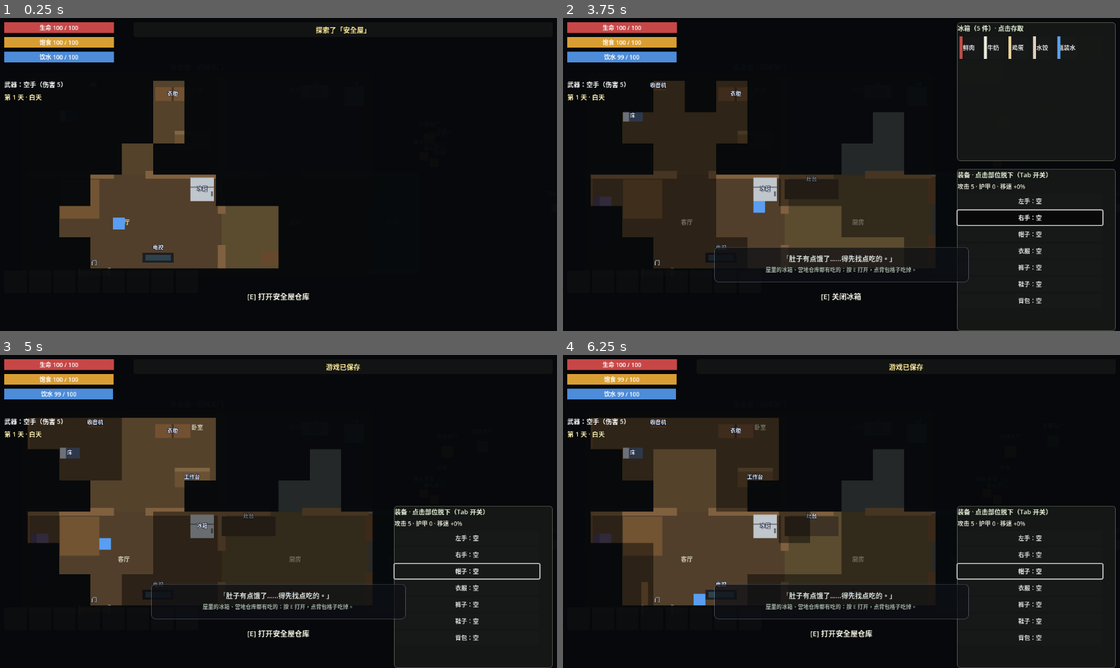
Above: before the commit, frames 1-4 (two rows, left to right).
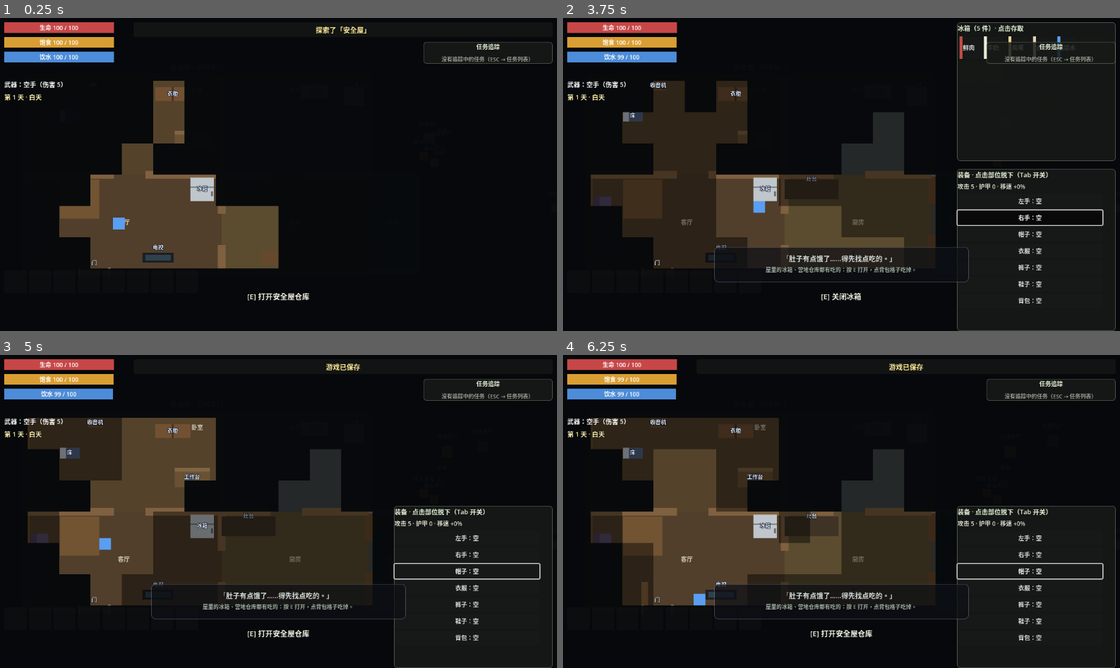
Above: after the commit, the same moments.

Repository: zw555/SurvivalDemo
Game: Godot game, scene res://scenes/main/Main.tscn
Two runs of this game, one before a commit and one after it. Both use one fixed random seed, a clock stepped at 60 frames per second and the inputs below. Sound files missing from this copy of the repository are replaced by a short silence.
Inputs (mouse positions are in pixels of both pictures, inside the frame that each line leads up to):
- Up to frame 1 (0.25 s): no input
- Up to frame 2 (3.75 s): tap Enter at 0.5 s; move the mouse to (964, 155) at 0.52 s; press the mouse at (964, 155) at 0.53 s; hold D (move_right) 0.53-1.28 s; move the mouse to (730, 187) at 1.27 s; release the mouse at (730, 187) at 1.28 s; hold S (move_down) 1.28-2.03 s; tap E (interact) at 1.35 s; click (730, 187) at 1.42 s; move the mouse to (897, 102) at 2.02 s; hold D (move_right) 2.03-2.78 s; hold Tab (toggle_equipment) 2.03-2.78 s; click (897, 102) at 2.17 s; move the mouse to (813, 237) at 2.77 s; hold W (move_up) 2.78-3.53 s; click (813, 237) at 2.85 s; move the mouse to (1008, 221) at 3.52 s; hold A (move_left) from 3.53 s (still down); hold E (interact) from 3.53 s (still down); click (1008, 221) at 3.67 s
- Up to frame 3 (5 s): keep holding A (move_left); tap F10 (load_game) at 4.15 s; move the mouse to (111, 461) at 4.27 s; release E (interact) at 4.28 s; tap Tab (toggle_equipment) at 4.35 s; click (111, 461) at 4.42 s; tap F9 (save_game) at 4.9 s
- Up to frame 4 (6.25 s): move the mouse to (869, 508) at 5.02 s; release A (move_left) at 5.03 s; press the mouse at (869, 508) at 5.03 s; hold S (move_down) 5.03-5.78 s; move the mouse to (757, 430) at 5.77 s; release the mouse at (757, 430) at 5.78 s; hold D (move_right) from 5.78 s (still down); tap E (interact) at 5.85 s; click (757, 430) at 5.92 s

The runs differ from the first frame. In frame 1, 0.4% of the frame differs, in the area x 76-100%, y 7-15%; in frame 2, 0.5%; in frame 3, 0.4%; in frame 4, 0.4%.

Commit message:
feat: 任务追踪 HUD（右上角）+ 任务列表 + QuestManager 任务管理模块
- 新增 QuestManager：任务接取/目标进度/追踪状态统一维护（接取≠追踪，上限 3），
  信号驱动 UI 刷新；追踪状态随存档保留，任务进度仍以 quest_stage 为唯一事实来源
- 右上角追踪面板：最多 3 张任务卡（标题+完成计数+当前目标），空状态简洁显示，
  mouse_filter=IGNORE 不挡世界点击；槽满拒绝并提示，不静默覆盖
- 任务列表 UI：ESC 菜单新增「任务列表」入口，目标明细 ✓/· 标记 + 追踪切换
- 撤离任务接线：收音机接取（教学默认追踪）→逐目标推进→完成自动释放槽位；
  物资目标进度随背包实时刷新
- 自言自语 ThoughtPanel 保持底部居中原机制（满足任务书，零改动）
- 冒烟测试 263→278 项连跑 3 次全绿；实跑 180 帧 0 报错

Diff:
--- a/scenes/ui/HUD.tscn
+++ b/scenes/ui/HUD.tscn
@@ -469,3 +469,76 @@
 [node name="EndingRestartButton" type="Button" parent="Root/EndingPanel/Center/Panel/EndingBox"]
 custom_minimum_size = Vector2(240, 38)
 text = "重新开始"
+
+[node name="QuestTrackerPanel" type="PanelContainer" parent="Root"]
+visible = false
+anchor_left = 1.0
+anchor_right = 1.0
+offset_left = -280.0
+offset_top = 56.0
+offset_right = -16.0
+offset_bottom = 56.0
+grow_horizontal = 0
+grow_vertical = 1
+mouse_filter = 2
+theme_override_styles/panel = SubResource("PanelStyle")
+
+[node name="QuestTrackerBox" type="VBoxContainer" parent="Root/QuestTrackerPanel"]
+layout_mode = 2
+mouse_filter = 2
+theme_override_constants/separation = 4
+
+[node name="TrackerTitle" type="Label" parent="Root/QuestTrackerPanel/QuestTrackerBox"]
+layout_mode = 2
+mouse_filter = 2
+text = "任务追踪"
+horizontal_alignment = 1
+theme_override_colors/font_color = Color(0.9, 0.95, 0.85, 1)
+theme_override_font_sizes/font_size = 12
+
+[node name="QuestList" type="VBoxContainer" parent="Root/QuestTrackerPanel/QuestTrackerBox"]
+layout_mode = 2
+mouse_filter = 2
+theme_override_constants/separation = 6
+
+[node name="TrackerEmpty" type="Label" parent="Root/QuestTrackerPanel/QuestTrackerBox"]
+layout_mode = 2
+mouse_filter = 2
+text = "没有追踪中的任务（ESC → 任务列表）"
+horizontal_alignment = 1
+autowrap_mode = 3
+theme_override_colors/font_color = Color(0.6, 0.62, 0.58, 1)
+theme_override_font_sizes/font_size = 11
+
+[node name="QuestListButton" type="Button" parent="Root/PauseMenu/Center/Panel/MenuBox"]
+custom_minimum_size = Vector2(220, 34)
+text = "任务列表"
+
+[node name="QuestPanel" type="PanelContainer" parent="Root"]
+visible = false
+offset_left = 280.0
+offset_top = 120.0
+offset_right = 640.0
+offset_bottom = 560.0
+theme_override_styles/panel = SubResource("PanelStyle")
+
+[node name="QuestBox" type="VBoxContainer" parent="Root/QuestPanel"]
+theme_override_constants/separation = 8
+
+[node name="QuestTitle" type="Label" parent="Root/QuestPanel/QuestBox"]
+text = "任务列表 · 点「追踪」显示在右上角"
+horizontal_alignment = 1
+theme_override_colors/font_color = Color(0.9, 0.95, 0.85, 1)
+theme_override_font_sizes/font_size = 13
+
+[node name="QuestScroll" type="ScrollContainer" parent="Root/QuestPanel/QuestBox"]
+custom_minimum_size = Vector2(0, 320)
+horizontal_scroll_mode = 0
+
+[node name="QuestList" type="VBoxContainer" parent="Root/QuestPanel/QuestBox/QuestScroll"]
+size_flags_horizontal = 3
+theme_override_constants/separation = 8
+
+[node name="QuestCloseButton" type="Button" parent="Root/QuestPanel/QuestBox"]
+custom_minimum_size = Vector2(0, 30)
+text = "关闭"
--- /dev/null
+++ b/scripts/systems/quest_manager.gd
@@ -0,0 +1,188 @@
+class_name QuestManager
+extends Node
+## 任务管理模块：任务数据（接取/目标进度）与追踪状态统一在这里维护。
+## 右上角追踪 HUD 与任务列表面板只读快照、监听信号刷新，各自不保存任务数据。
+##
+## 两个独立概念：
+## - 接取（accepted）：任务进入玩家任务列表。
+## - 追踪（tracked）：玩家选择把任务显示在右上角 HUD，最多 3 个。
+## 接取不自动占用追踪槽位（除非调用方明确 auto_track，用于教学引导）。
+
+## 任一任务的目标或状态变化（含完成）。
+signal quest_changed(id: String)
+## 追踪集合变化（增/删）。
+signal tracked_changed()
+## 追踪请求被拒：槽位已满，未静默覆盖。UI 据此提示玩家先取消一个。
+signal track_rejected(id: String)
+
+const MAX_TRACKED := 3
+
+## 任务表：id -> {title, accepted, completed, objectives: [{id, text, done}]}
+var _quests := {}
+## 追踪中的任务 id，最多 MAX_TRACKED 个，保持追踪顺序。
+var _tracked: Array[String] = []
+
+
+func define_quest(id: String, title: String, objectives: Array) -> void:
+	var objs: Array[Dictionary] = []
+	for o in objectives:
+		objs.append({"id": str(o.id), "text": str(o.text), "done": false})
+	_quests[id] = {"title": title, "accepted": false, "completed": false,
+			"objectives": objs}
+
+
+## —— 接取 ————————————————————————————————————————
+
+## 接取任务；auto_track 仅用于教学主线这类"应默认出现在 HUD"的场景，
+## 且至多占用 1 个槽位（槽位满时只接取不追踪，不报错）。
+func accept(id: String, auto_track := false) -> void:
+	var q: Dictionary = _quests.get(id, {})
+	if q.is_empty() or bool(q.accepted):
+		return
+	q.accepted = true
+	if auto_track and _tracked.size() < MAX_TRACKED:
+		_tracked.append(id)
+		tracked_changed.emit()
+	quest_changed.emit(id)
+
+
+func is_accepted(id: String) -> bool:
+	var q: Dictionary = _quests.get(id, {})
+	return not q.is_empty() and bool(q.accepted)
+
+
+func is_completed(id: String) -> bool:
+	var q: Dictionary = _quests.get(id, {})
+	return not q.is_empty() and bool(q.completed)
+
+
+## —— 目标进度 ——————————————————————————————————————
+
+func set_objective_done(quest_id: String, obj_id: String, done := true) -> void:
+	var obj := _find_objective(quest_id, obj_id)
+	if obj.is_empty() or bool(obj.done) == done:
+		return
+	obj.done = done
+	quest_changed.emit(quest_id)
+
+
+## 更新目标进度文本（如"食物 1/2 · 水 0/2"），HUD 收到信号自动刷新。
+func set_objective_text(quest_id: String, obj_id: String, text: String) -> void:
+	var obj := _find_objective(quest_id, obj_id)
+	if obj.is_empty() or str(obj.text) == text:
+		return
+	obj.text = text
+	quest_changed.emit(quest_id)
+
+
+## 任务整体完成：自动从追踪中移除，释放槽位。
+func complete_quest(id: String) -> void:
+	var q: Dictionary = _quests.get(id, {})
+	if q.is_empty() or bool(q.completed):
+		return
+	q.completed = true
+	if untrack(id) and _tracked.size() >= 0:
+		pass  # untrack 内部已发 tracked_changed
+	quest_changed.emit(id)
+
+
+## —— 追踪 ————————————————————————————————————————
+
+func is_tracked(id: String) -> bool:
+	return _tracked.has(id)
+
+
+## 追踪：槽位满返回 false 并发 track_rejected（不覆盖已有追踪）。
+func track(id: String) -> bool:
+	if not _quests.has(id) or is_tracked(id):
+		return is_tracked(id)
+	if _tracked.size() >= MAX_TRACKED:
+		track_rejected.emit(id)
+		return false
+	_tracked.append(id)
+	tracked_changed.emit()
+	return true
+
+
+## 取消追踪：不影响任务本身的进度与状态。返回是否确实移除了。
+func untrack(id: String) -> bool:
+	if not _tracked.has(id):
+		return false
+	_tracked.erase(id)
+	tracked_changed.emit()
+	return true
+
+
+func toggle_track(id: String) -> bool:
+	if is_tracked(id):
+		untrack(id)
+		return true
+	return track(id)
+
+
+## —— UI 快照（只读）——————————————————————————————
+
+## 右上角追踪 HUD 用：[{id, title, done, total, current_text}]
+## current_text 为第一个未完成目标的文本；全部完成时为完成提示。
+func tracked_snapshot() -> Array:
+	var out: Array = []
+	for id in _tracked:
+		var q: Dictionary = _quests.get(id, {})
+		if q.is_empty():
+			continue
+		var done_count := 0
+		var current_text := ""
+		for obj in q.objectives:
+			if bool(obj.done):
+				done_count += 1
+			elif current_text == "":
+				current_text = str(obj.text)
+		if current_text == "":
+			current_text = "全部目标已完成"
+		out.append({"id": id, "title": str(q.title), "done": done_count,
+				"total": q.objectives.size(), "current_text": current_text})
+	return out
+
+
+## 任务列表 UI 用：接取中的全部任务（含目标明细，供 ✓/· 标记）。
+func quests_snapshot() -> Array:
+	var out: Array = []
+	for id in _quests:
+		var q: Dictionary = _quests[id]
+		if not bool(q.accepted):
+			continue
+		var objs: Array = []
+		for obj in q.objectives:
+			objs.append({"id": str(obj.id), "text": str(obj.text),
+					"done": bool(obj.done)})
+		out.append({"id": id, "title": str(q.title),
+				"completed": bool(q.completed), "tracked": is_tracked(id),
+				"objectives": objs})
+	return out
+
+
+## —— 存档（只存追踪状态；任务进度由 main 的 quest_stage 恢复）——
+
+func get_save_data() -> Dictionary:
+	return {"tracked": Array(_tracked)}
+
+
+func load_save_data(data: Dictionary) -> void:
+	_tracked.clear()
+	for id in data.get("tracked", []):
+		var sid := str(id)
+		if _quests.has(sid) and not _tracked.has(sid):
+			_tracked.append(sid)
+	tracked_changed.emit()
+
+
+## —— 内部 ————————————————————————————————————————
+
+func _find_objective(quest_id: String, obj_id: String) -> Dictionary:
+	var q: Dictionary = _quests.get(quest_id, {})
+	if q.is_empty():
+		return {}
+	for obj in q.objectives:
+		if str(obj.id) == obj_id:
+			return obj
+	return {}
--- a/scripts/ui/hud.gd
+++ b/scripts/ui/hud.gd
@@ -48,9 +48,18 @@
 @onready var _ending_restart: Button = $Root/EndingPanel/Center/Panel/EndingBox/EndingRestartButton
 @onready var _map_panel: PanelContainer = $Root/MapPanel
 @onready var _map_canvas: MapCanvas = $Root/MapPanel/MapBox/MapCanvas
+@onready var _quest_tracker_panel: PanelContainer = $Root/QuestTrackerPanel
+@onready var _quest_tracker_list: VBoxContainer = $Root/QuestTrackerPanel/QuestTrackerBox/QuestList
+@onready var _quest_tracker_empty: Label = $Root/QuestTrackerPanel/QuestTrackerBox/TrackerEmpty
+@onready var _quest_panel: PanelContainer = $Root/QuestPanel
+@onready var _quest_panel_list: VBoxContainer = $Root/QuestPanel/QuestBox/QuestScroll/QuestList
+@onready var _quest_close_button: Button = $Root/QuestPanel/QuestBox/QuestCloseButton
+@onready var _quest_list_button: Button = $Root/PauseMenu/Center/Panel/MenuBox/QuestListButton
 
 ## 提供 save_game()/load_game() 的后端（主场景），由 main.gd 注入。
 var menu_backend: Node
+## 任务管理模块（追踪状态与任务数据的唯一来源），由 main.gd 注入。
+var _quests: QuestManager
 var _player: Player
 var _container: ContainerBase
 var _sofa: Sofa
@@ -82,6 +91,8 @@
 	_npc_deliver_button.pressed.connect(func() -> void: npc_deliver_pressed.emit())
 	_ending_continue.pressed.connect(_on_ending_continue)
 	_ending_restart.pressed.connect(_on_ending_restart)
+	_quest_list_button.pressed.connect(_on_quest_list_opened)
+	_quest_close_button.pressed.connect(_on_quest_list_closed)
 	_recipes = Crafting.load_recipes()
 
 
@@ -134,6 +145,7 @@
 func _close_menu() -> void:
 	_menu_open = false
 	_pause_menu.visible = false
+	_quest_panel.visible = false
 	get_tree().paused = false
 
 
@@ -213,6 +225,108 @@
 func _close_map_if_open() -> void:
 	if _map_open:
 		toggle_map(false)
+
+
+## 注册任务管理模块：追踪 HUD 与任务列表面板只读快照，状态全在 QuestManager。
+## 任务/追踪变化 → 自动刷新右上角追踪面板；追踪槽满 → 顶部提示，不静默覆盖。
+func attach_quests(quests: QuestManager) -> void:
+	_quests = quests
+	quests.quest_changed.connect(_refresh_quest_tracker)
+	quests.tracked_changed.connect(_refresh_quest_tracker)
+	quests.track_rejected.connect(func(_id: String) -> void:
+		show_message("最多同时追踪 3 个任务，请先在任务列表里取消一个", 3.0))
+	_refresh_quest_tracker()
+
+
+## 右上角追踪面板：最多 3 个任务卡（标题 + 当前目标 + 完成计数），
+## 无追踪任务时显示简洁空状态。整面板 mouse_filter=IGNORE，不挡游戏世界点击。
+func _refresh_quest_tracker(_changed_id: String = "") -> void:
+	if _quest_tracker_panel == null:
+		return
+	for child in _quest_tracker_list.get_children():
+		_quest_tracker_list.remove_child(child)
+		child.queue_free()
+	var snapshot: Array = _quests.tracked_snapshot() if _quests != null else []
+	_quest_tracker_empty.visible = snapshot.is_empty()
+	_quest_tracker_panel.visible = true
+	for entry in snapshot:
+		var card := VBoxContainer.new()
+		card.mouse_filter = Control.MOUSE_FILTER_IGNORE
+		card.add_theme_constant_override("separation", 1)
+		var title := Label.new()
+		title.mouse_filter = Control.MOUSE_FILTER_IGNORE
+		title.text = "◆ %s（%d/%d）" % [entry.title, entry.done, entry.total]
+		title.add_theme_font_size_override("font_size", 12)
+		title.add_theme_color_override("font_color", Color(0.95, 0.9, 0.7))
+		card.add_child(title)
+		var obj := Label.new()
+		obj.mouse_filter = Control.MOUSE_FILTER_IGNORE
+		obj.text = "  " + str(entry.current_text)
+		obj.autowrap_mode = TextServer.AUTOWRAP_WORD_SMART
+		obj.custom_minimum_size = Vector2(240, 0)
+		obj.max_lines_visible = 2
+		obj.add_theme_font_size_override("font_size", 11)
+		obj.add_theme_color_override("font_color", Color(0.85, 0.85, 0.8))
+		card.add_child(obj)
+		_quest_tracker_list.add_child(card)
+
+
+## —— 任务列表面板（ESC 菜单 → 任务列表）—————————————————
+
+func _on_quest_list_opened() -> void:
+	_refresh_quest_panel()
+	_quest_panel.visible = true
+
+
+func _on_quest_list_closed() -> void:
+	_quest_panel.visible = false
+
+
+## 完整任务列表：每个已接取任务显示目标明细（✓/·）与追踪开关。
+func _refresh_quest_panel() -> void:
+	for child in _quest_panel_list.get_children():
+		_quest_panel_list.remove_child(child)
+		child.queue_free()
+	if _quests == null:
+		return
+	var snapshot: Array = _quests.quests_snapshot()
+	if snapshot.is_empty():
+		var empty := Label.new()
+		empty.text = "还没有任务。听听收音机的广播吧。"
+		empty.add_theme_font_size_override("font_size", 12)
+		_quest_panel_list.add_child(empty)
+		return
+	for entry in snapshot:
+		var box := VBoxContainer.new()
+		box.add_theme_constant_override("separation", 2)
+		var head := HBoxContainer.new()
+		var title := Label.new()
+		title.text = str(entry.title) + ("（已完成）" if entry.completed else "")
+		title.size_flags_horizontal = Control.SIZE_EXPAND_FILL
+		title.add_theme_font_size_override("font_size", 13)
+		title.add_theme_color_override("font_color", Color(0.9, 0.95, 0.85))
+		head.add_child(title)
+		var toggle := Button.new()
+		toggle.custom_minimum_size = Vector2(72, 26)
+		toggle.text = "取消追踪" if entry.tracked else "追踪"
+		toggle.pressed.connect(_on_quest_track_toggled.bind(str(entry.id)))
+		head.add_child(toggle)
+		box.add_child(head)
+		for obj in entry.objectives:
+			var line := Label.new()
+			line.text = ("  ✓ " if obj.done else "  · ") + str(obj.text)
+			line.autowrap_mode = TextServer.AUTOWRAP_WORD_SMART
+			line.add_theme_font_size_override("font_size", 12)
+			line.add_theme_color_override("font_color",
+					Color(0.6, 0.8, 0.6) if obj.done else Color(0.8, 0.8, 0.75))
+			box.add_child(line)
+		_quest_panel_list.add_child(box)
+
+
+func _on_quest_track_toggled(quest_id: String) -> void:
+	if _quests != null:
+		_quests.toggle_track(quest_id)
+	_refresh_quest_panel()
 
 
 func _on_workbench_menu() -> void:
--- a/scripts/world/main.gd
+++ b/scripts/world/main.gd
@@ -61,6 +61,8 @@
 const MARKER_CHECK_INTERVAL := 0.4
 
 var quest_stage := STAGE_NONE
+## 任务管理模块：接取/目标进度/追踪状态的唯一数据源（HUD 只是展示）。
+var _quests: QuestManager
 ## 地点标记状态：id -> MARKER_*（随存档保留）。
 var map_markers := {}
 
@@ -107,6 +109,17 @@
 	_radio.broadcast_heard.connect(_on_radio_broadcast)
 	_pilot.talk_requested.connect(_on_pilot_talk)
 	_hud.npc_deliver_pressed.connect(_on_deliver_pressed)
+	# 任务管理：撤离主线。目标文本里的物资进度随背包变化实时刷新。
+	_quests = QuestManager.new()
+	_quests.name = "QuestManager"
+	add_child(_quests)
+	_quests.define_quest("evacuate", "撤离计划", [
+		{"id": "radio", "text": "收听收音机广播，找到撤离线索"},
+		{"id": "pilot", "text": "见到飞行员老周，接到物资清单"},
+		{"id": "supplies", "text": "收集物资：食物×2 · 水×2 · 汽油×1 · 医疗物资×1"},
+	])
+	_hud.attach_quests(_quests)
+	_player.inventory_changed.connect(_refresh_supply_objective)
 	_day_night.setup($DayNightModulate)
 	_day_night.day_started.connect(_on_day_started)
 	_day_night.night_started.connect(_on_night_started)
@@ -230,6 +243,9 @@
 	discover_marker("military")
 	if quest_stage == STAGE_NONE:
 		quest_stage = STAGE_RADIO
+		# 任务接取与追踪是两个独立状态：教学主线默认追踪（只占 1 个槽位）
+		_quests.accept("evacuate", true)
+		_quests.set_objective_done("evacuate", "radio")
 		_hud.show_thought("广播是真的……城北有个军营，还有个会开飞机的活人。",
 				"军营在地图北边。带上武器去找那个幸存者。")
 
@@ -245,6 +261,8 @@
 					false)
 		STAGE_RADIO:
 			quest_stage = STAGE_MET
+			_quests.set_objective_done("evacuate", "pilot")
+			_refresh_supply_objective()
 			_hud.show_npc_dialogue("飞行员 老周",
 					"你听到广播了？好。我就是那个开飞机的。\n\n"
 					+ "油料见底、人也饿垮了。想让我带你飞出这座城，把清单备齐——\n\n"
@@ -275,6 +293,7 @@
 	for kind in SUPPLY_REQUIREMENTS:
 		_consume_kind(kind, int(SUPPLY_REQUIREMENTS[kind]))
 	quest_stage = STAGE_SUPPLIED
+	_quests.set_objective_done("evacuate", "supplies")
 	_pilot.global_position = PILOT_PAD_POSITION
 	_spawn_boss()
 	_hud.show_npc_dialogue("飞行员 老周",
@@ -303,6 +322,7 @@
 	if quest_stage == STAGE_ESCAPED:
 		return
 	quest_stage = STAGE_ESCAPED
+	_quests.complete_quest("evacuate")  # 完成即释放追踪槽位
 	_hud.show_ending(_day_night.day_number)
 
 
@@ -355,6 +375,22 @@
 		var color := "#9fd89f" if have >= need else "#e08a8a"
 		lines.append("[color=%s]%s ×%d（已有 %d）[/color]" % [color, names[kind], need, have])
 	return "\n".join(lines)
+
+
+## 物资目标进度文本（纯文本，供任务追踪 HUD/列表显示）；背包变化时自动刷新。
+func _refresh_supply_objective() -> void:
+	if not _quests.is_accepted("evacuate") or _quests.is_completed("evacuate"):
+		return
+	var names := {
+		ItemData.KIND_FOOD: "食物", ItemData.KIND_WATER: "水",
+		ItemData.KIND_FUEL: "汽油", ItemData.KIND_MEDICINE: "医疗物资",
+	}
+	var parts: Array[String] = []
+	for kind in SUPPLY_REQUIREMENTS:
+		var need := int(SUPPLY_REQUIREMENTS[kind])
+		parts.append("%s %d/%d" % [names[kind], mini(_count_kind(kind), need), need])
+	_quests.set_objective_text("evacuate", "supplies",
+			"收集物资：" + " · ".join(parts))
 
 
 ## 命中顿帧：命中瞬间全局时间短暂减速，随后恢复。
@@ -420,6 +456,7 @@
 		"boxes": boxes,
 		"thoughts": _thoughts.get_save_data(),
 		"quest_stage": quest_stage,
+		"quest_tracked": _quests.get_save_data(),
 		"map_markers": map_markers,
 		"fog": _fog.get_save_data(),
 	}
@@ -456,6 +493,9 @@
 	_door.set_closed(bool(data.get("gate_closed", true)))
 	_thoughts.load_save_data(data.get("thoughts", {}))
 	quest_stage = str(data.get("quest_stage", STAGE_NONE))
+	# 任务目标状态以 quest_stage 为唯一事实来源重建；追踪集合随存档恢复
+	_sync_quest_from_stage()
+	_quests.load_save_data(data.get("quest_tracked", {}))
 	# 迷雾探索进度与地点标记随存档恢复
 	var markers_data: Dictionary = data.get("map_markers", {})
 	for id in markers_data:
@@ -473,6 +513,24 @@
 			node.set_night_buffed(_day_night.is_night)
 	_hud.refresh_day_label(_day_night.day_number)
 	_hud.show_message("已读取存档", 2.0)
+
+
+## 读档后按 quest_stage 重建任务接取/目标状态（quest_stage 是任务进度的
+## 唯一事实来源，QuestManager 的目标只是它的展示投影）。
+func _sync_quest_from_stage() -> void:
+	if quest_stage == STAGE_NONE:
+		return
+	if not _quests.is_accepted("evacuate"):
+		_quests.accept("evacuate", false)  # 追踪集合随后由存档数据恢复
+	if quest_stage != STAGE_NONE:
+		_quests.set_objective_done("evacuate", "radio")
+	if quest_stage != STAGE_NONE and quest_stage != STAGE_RADIO:
+		_quests.set_objective_done("evacuate", "pilot")
+	if quest_stage == STAGE_SUPPLIED or quest_stage == STAGE_ESCAPED:
+		_quests.set_objective_done("evacuate", "supplies")
+	if quest_stage == STAGE_ESCAPED:
+		_quests.complete_quest("evacuate")
+	_refresh_supply_objective()
 
 
 ## 读档还原世界：清掉现存僵尸与地上物资，按存档重建；箱子内容按顺序覆盖。
--- a/tools/smoke_test.gd
+++ b/tools/smoke_test.gd
@@ -797,6 +797,58 @@
 	hud_node._on_ending_continue()
 	_check(not main.get_node("HUD/Root/EndingPanel").visible, "选择继续生存后世界恢复运行")
 
+	# —— 任务追踪：接取/追踪分离、槽位上限、完成释放、HUD 刷新 ——
+	var quests: QuestManager = main._quests
+	_check(quests != null and quests.is_accepted("evacuate"),
+			"撤离任务处于已接取状态（随任务链路自动接取）")
+	_check(quests.is_completed("evacuate") and not quests.is_tracked("evacuate"),
+			"任务完成自动释放追踪槽位")
+	var hud_q: Hud = main.get_node("HUD")
+	var tracker_panel: PanelContainer = hud_q.get_node("Root/QuestTrackerPanel")
+	_check(tracker_panel.mouse_filter == Control.MOUSE_FILTER_IGNORE,
+			"追踪 HUD 不拦截鼠标（不挡游戏世界点击）")
+	quests.define_quest("t_a", "测试甲", [{"id": "o", "text": "目标一"}])
+	quests.define_quest("t_b", "测试乙", [{"id": "o", "text": "目标一"}])
+	quests.define_quest("t_c", "测试丙", [{"id": "o", "text": "目标一"}])
+	quests.define_quest("t_d", "测试丁", [{"id": "o", "text": "目标一"}])
+	quests.accept("t_a")
+	_check(quests.is_accepted("t_a") and not quests.is_tracked("t_a"),
+			"接取任务不会自动占用追踪槽位（接取≠追踪）")
+	_check(quests.track("t_a") and quests.track("t_b") and quests.track("t_c"),
+			"手动追踪至 3 个任务")
+	var track_rejected_flag: Array = []  # lambda 按值捕获局部变量，用引用类型做标志
+	quests.track_rejected.connect(func(_id: String) -> void: track_rejected_flag.append(true),
+			CONNECT_ONE_SHOT)
+	_check(not quests.track("t_d") and not track_rejected_flag.is_empty()
+			and not quests.is_tracked("t_d"), "槽位满时第 4 个追踪被拒绝（不静默覆盖）")
+	_check(hud_q.get_node("Root/QuestTrackerPanel/QuestTrackerBox/QuestList")
+			.get_child_count() == 3, "追踪 HUD 显示 3 个任务卡")
+	_check(not hud_q.get_node("Root/QuestTrackerPanel/QuestTrackerBox/TrackerEmpty").visible,
+			"有追踪任务时不显示空状态")
+	var quest_changed_flag: Array = []
+	quests.quest_changed.connect(func(_id: String) -> void: quest_changed_flag.append(true),
+			CONNECT_ONE_SHOT)
+	quests.set_objective_text("t_a", "o", "目标一（进度 1/2）")
+	_check(not quest_changed_flag.is_empty(),
+			"目标进度变化发出 quest_changed（HUD 自动刷新依据）")
+	var a_entry := {}
+	for e in quests.tracked_snapshot():
+		if e.id == "t_a":
+			a_entry = e
+	_check(not a_entry.is_empty() and str(a_entry.current_text) == "目标一（进度 1/2）",
+			"追踪快照返回最新目标文本（进度实时）")
+	quests.untrack("t_a")
+	_check(quests.is_accepted("t_a") and not quests.is_tracked("t_a"),
+			"取消追踪不影响任务接取状态")
+	quests.untrack("t_b")
+	quests.untrack("t_c")
+	_check(hud_q.get_node("Root/QuestTrackerPanel/QuestTrackerBox/TrackerEmpty").visible,
+			"无追踪任务时显示简洁空状态")
+	quests.track("t_d")
+	_check(quests.is_tracked("t_d"), "槽位释放后可再次追踪")
+	quests.complete_quest("t_d")
+	_check(not quests.is_tracked("t_d"), "追踪中的任务完成后自动从 HUD 移除")
+
 	# 地图迷雾与标记：揭开、保留、三态地点与情报解锁
 	var fog: FogOfWar = main.get_node("FogOfWar")
 	_check(fog != null and fog.col_count() > 0, "迷雾系统挂载且网格已生成")
@@ -1097,6 +1149,7 @@
 	var pickups_before_save: int = get_nodes_in_group("pickups").size()
 	var fog_bits_before: String = fog.get_save_data()
 	main.map_markers["hardware"] = 2
+	main._quests.track("t_a")  # 任务追踪状态随存档保留的验证样本
 	main.save_game()
 	player.health = 10.0
 	player.inventory.clear()
@@ -1115,6 +1168,7 @@
 	_check(main.quest_stage == "escaped", "读档保留撤离任务的结局状态")
 	_check(fog.get_save_data() == fog_bits_before, "读档保留迷雾探索进度")
 	_check(int(main.map_markers["hardware"]) == 2, "读档保留地图标记状态")
+	_check(main._quests.is_tracked("t_a"), "读档保留任务追踪状态")
 	var boss_after_load := 0
 	for node in get_nodes_in_group("zombies"):
 		if node is Brute:
Not shown, added: scripts/systems/quest_manager.gd.uid
Not shown, changed: .workbuddy/memory/2026-10-14.md
Not shown, changed: PROJECT_STATUS.md
